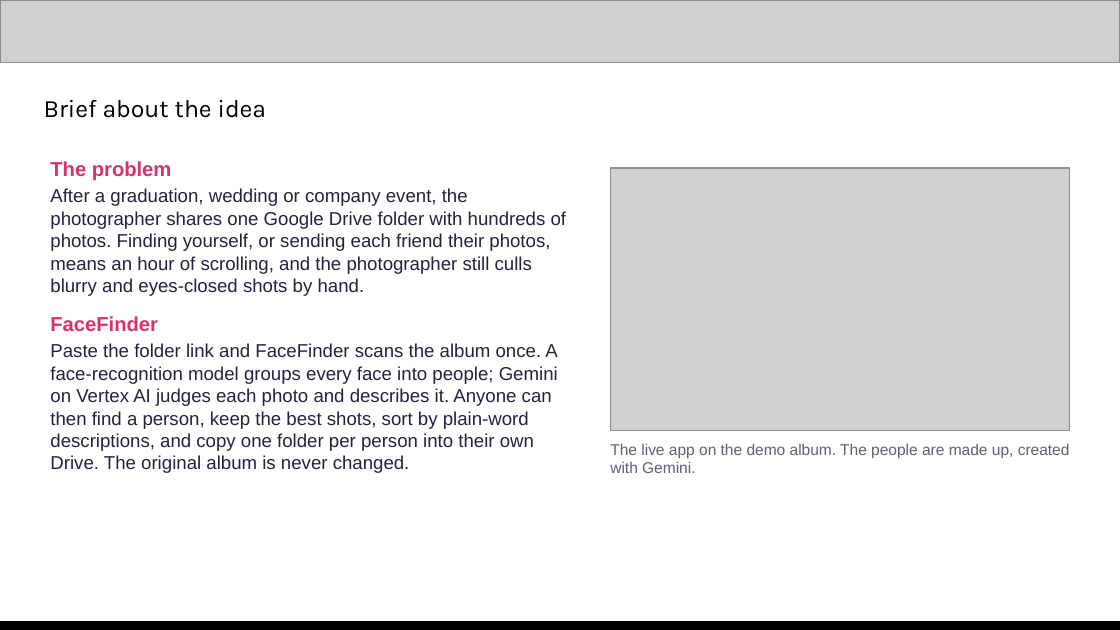
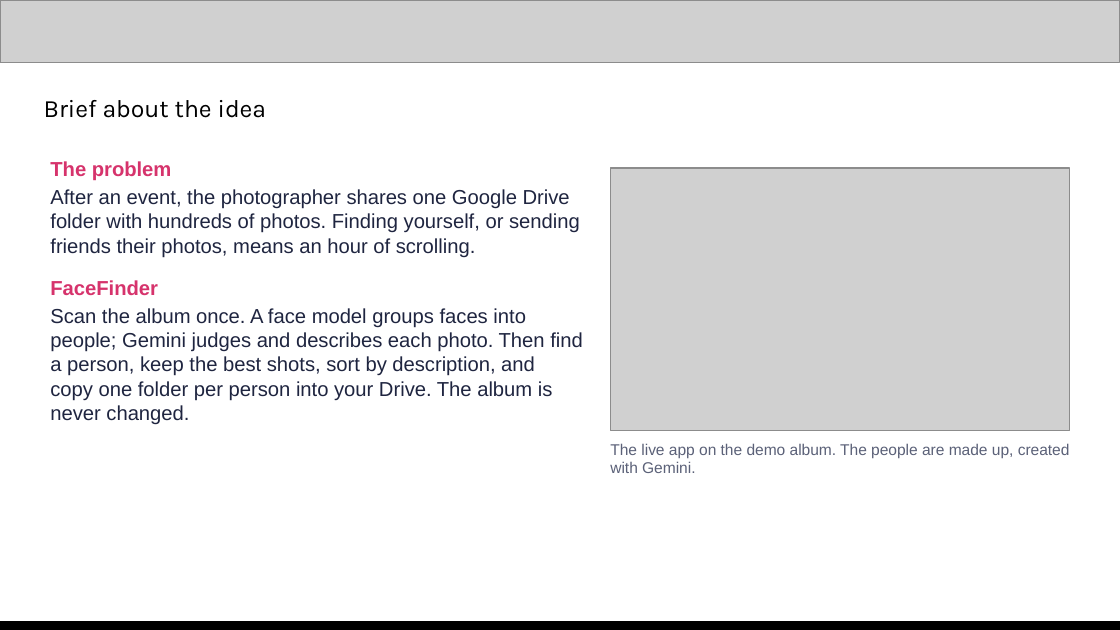
Before and after one commit to Khunapat/facefinder, a slide deck: slide 2 of docs/deck/FaceFinder_deck.pptx. Drawn at 1120x630 pixels with LibreOffice and Linux fonts; fonts in the diff are those of the drawing; grey boxes stand for pictures. Boxes give left, top, right and bottom in pixels: in the first picture for what was removed or moved away, otherwise in the second. Text is boxed around its words. In the diff, an @@ line names an element or a change of style, - is before the commit and + after.

```diff
--- a/docs/deck/FaceFinder_deck.pptx
+++ b/docs/deck/FaceFinder_deck.pptx
@@ text at <box>50,189,580,258</box>: text changed; size 12 to 13 pt @@
-After a graduation, wedding or company event, the photographer shares one Google Drive folder with hundreds of photos. Finding yourself, or sending each friend their photos, means an hour of scrolling, and the photographer still culls blurry and eyes-closed shots by hand.
+After an event, the photographer shares one Google Drive folder with hundreds of photos. Finding yourself, or sending friends their photos, means an hour of scrolling.
@@ text at <box>50,308,583,425</box>: text changed; size 12 to 13 pt @@
-Paste the folder link and FaceFinder scans the album once. A face-recognition model groups every face into people; Gemini on Vertex AI judges each photo and describes it. Anyone can then find a person, keep the best shots, sort by plain-word descriptions, and copy one folder per person into their own Drive. The original album is never changed.
+Scan the album once. A face model groups faces into people; Gemini judges and describes each photo. Then find a person, keep the best shots, sort by description, and copy one folder per person into your Drive. The album is never changed.
```
Also in this commit, not shown: 10 other slides changed, 9 other files.
